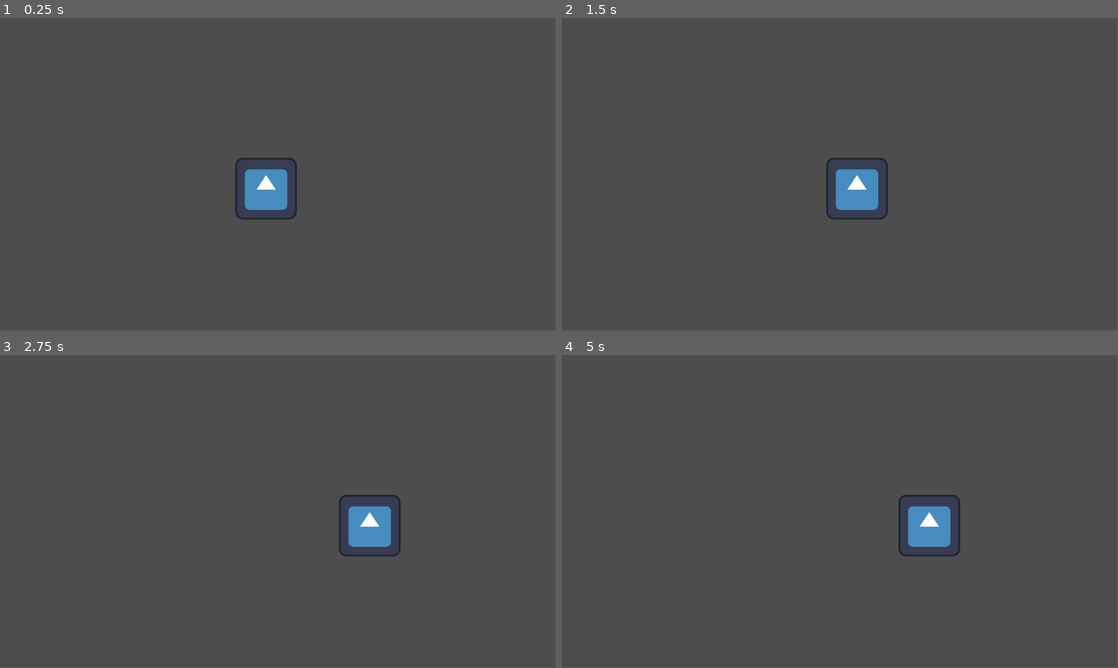
Above: before the commit, frames 1-4 (two rows, left to right).
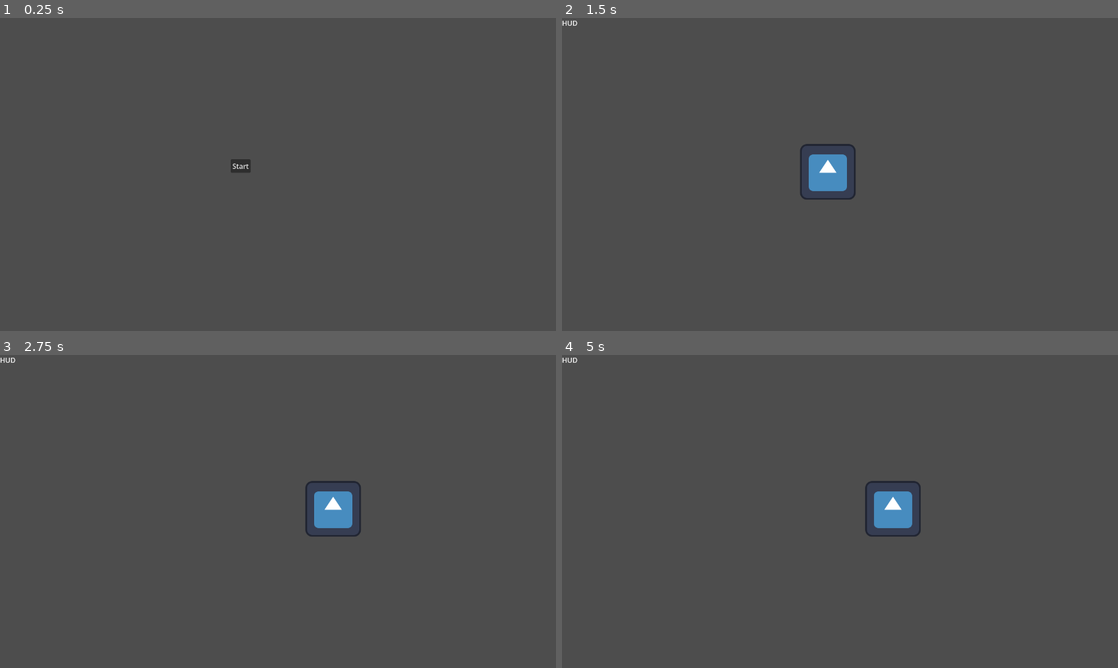
Above: after the commit, the same moments.

Repository: cesarizu/gje2026
Game: Godot game, scene res://game/scenes/boot.tscn
Two runs of this game, one before a commit and one after it. Both use one fixed random seed, a clock stepped at 60 frames per second and the inputs below. Before the commit the project starts from res://game/ui/world.tscn. The engine's default icon, where the game draws it, is replaced by a stand-in: a white triangle on a blue panel in a dark square.
Inputs (mouse positions are in pixels of both pictures, inside the frame that each line leads up to):
- Up to frame 1 (0.25 s): no input
- Up to frame 2 (1.5 s): click (801, 165) at 0.5 s, where only the run after the commit has a clickable "Start"; tap Enter (ui_accept) at 1.25, 1.35 s; move the mouse to (962, 158) at 1.27 s; hold Right (ui_right) from 1.28 s (still down); click (962, 158) at 1.42 s
- Up to frame 3 (2.75 s): tap Enter (ui_accept) at 1.52, 1.82 s; release Right (ui_right) at 2 s; drag from (166, 527) to (250, 574) at 2.02 s
- Up to frame 4 (5 s): tap Enter (ui_accept) at 2.75, 2.85, 4.25, 4.35, 4.52, 4.82 s; move the mouse to (895, 442) at 2.77 s; hold Left (ui_left) 2.78-3.5 s; drag from (812, 574) to (673, 464) at 3.52 s; move the mouse to (1006, 558) at 4.27 s; hold Right (ui_right) from 4.28 s (still down)
In our replay, the window is 799x449 before the commit and 800x450 after it. These sizes can differ from the game's own. Grey fills any space a smaller window leaves; there, only what the larger window draws over its background counts as a difference.

The runs differ from the first frame. In frame 1, 1.4% of the frame differs, in the area x 41-54%, y 44-65%; in frame 2, 1.9%; in frame 3, 2.2%, in the area x 0-72%, y 0-65%; in frame 4, 2.1%.

Commit message:
Estructura básica del juego

Diff:
--- a/game/actors/player/player.gd
+++ b/game/actors/player/player.gd
@@ -5,21 +5,12 @@
 const JUMP_VELOCITY = -400.0
 
 
-func _physics_process(delta: float) -> void:
-	# Add the gravity.
-	#if not is_on_floor():
-	#	velocity += get_gravity() * delta
+func _physics_process(_delta: float) -> void:
+	var direction := Input.get_vector("player_move_left", "player_move_right", "player_move_up", "player_move_down")
 
-	# Handle jump.
-	if Input.is_action_just_pressed("ui_accept") and is_on_floor():
-		velocity.y = JUMP_VELOCITY
-
-	# Get the input direction and handle the movement/deceleration.
-	# As good practice, you should replace UI actions with custom gameplay actions.
-	var direction := Input.get_axis("ui_left", "ui_right")
 	if direction:
-		velocity.x = direction * SPEED
+		velocity = direction * SPEED
 	else:
-		velocity.x = move_toward(velocity.x, 0, SPEED)
+		velocity = velocity.move_toward(Vector2.ZERO, SPEED)
 
 	move_and_slide()
--- /dev/null
+++ b/game/scenes/boot.gd
@@ -0,0 +1,6 @@
+class_name Boot
+extends Node
+
+
+func _ready() -> void:
+	UI.reset_to_start_menu()
--- /dev/null
+++ b/game/scenes/boot.tscn
@@ -0,0 +1,6 @@
+[gd_scene format=3 uid="uid://cxuaswgmxkucj"]
+
+[ext_resource type="Script" uid="uid://dni86uq3dn3hl" path="res://game/scenes/boot.gd" id="1_upi3c"]
+
+[node name="Boot" type="Node" unique_id=1698804133]
+script = ExtResource("1_upi3c")
--- /dev/null
+++ b/game/scenes/world.gd
@@ -0,0 +1,12 @@
+class_name World
+extends Node2D
+
+static var instance: World
+
+
+func _enter_tree() -> void:
+	instance = self
+
+
+func _ready() -> void:
+	UI.reset_to_hud()
--- a/game/ui/world.tscn
+++ b/game/scenes/world.tscn
@@ -1,8 +1,10 @@
 [gd_scene format=3 uid="uid://dfdu3b7r5h42g"]
 
+[ext_resource type="Script" uid="uid://bwgnkjey1savl" path="res://game/scenes/world.gd" id="1_fy24a"]
 [ext_resource type="PackedScene" uid="uid://oq21pisorm22" path="res://game/actors/player/player.tscn" id="1_suqfb"]
 
 [node name="World" type="Node2D" unique_id=767306713]
+script = ExtResource("1_fy24a")
 
 [node name="Player" parent="." unique_id=168436519 instance=ExtResource("1_suqfb")]
 position = Vector2(552, 354)
--- /dev/null
+++ b/game/ui/menus/game_over/game_over.tscn
@@ -0,0 +1,7 @@
+[gd_scene format=3 uid="uid://10tvyup7onp8"]
+
+[ext_resource type="Script" uid="uid://t4ioglwpiwid" path="res://addons/holoprime_ui_framework/menus/menu.gd" id="1_2ywhy"]
+
+[node name="GameOver" type="CanvasLayer" unique_id=301013375]
+script = ExtResource("1_2ywhy")
+metadata/_custom_type_script = "uid://t4ioglwpiwid"
--- /dev/null
+++ b/game/ui/menus/hud/hud.tscn
@@ -0,0 +1,12 @@
+[gd_scene format=3 uid="uid://dx4cpkn5whiuj"]
+
+[ext_resource type="Script" uid="uid://t4ioglwpiwid" path="res://addons/holoprime_ui_framework/menus/menu.gd" id="1_2rq3b"]
+
+[node name="Hud" type="CanvasLayer" unique_id=710360588]
+script = ExtResource("1_2rq3b")
+metadata/_custom_type_script = "uid://t4ioglwpiwid"
+
+[node name="Label" type="Label" parent="." unique_id=891784688]
+offset_right = 40.0
+offset_bottom = 23.0
+text = "HUD"
--- /dev/null
+++ b/game/ui/menus/start_menu/start_menu.gd
@@ -0,0 +1,5 @@
+extends Menu
+
+
+func _on_start_button_pressed() -> void:
+	get_tree().change_scene_to_file("res://game/scenes/world.tscn")
--- /dev/null
+++ b/game/ui/menus/start_menu/start_menu.tscn
@@ -0,0 +1,16 @@
+[gd_scene format=3 uid="uid://b628a7eoow508"]
+
+[ext_resource type="Script" uid="uid://dbdop8jjvibj" path="res://game/ui/menus/start_menu/start_menu.gd" id="1_8d2wq"]
+
+[node name="StartMenu" type="CanvasLayer" unique_id=1647760038]
+script = ExtResource("1_8d2wq")
+metadata/_custom_type_script = "uid://t4ioglwpiwid"
+
+[node name="StartButton" type="Button" parent="." unique_id=333610520]
+offset_left = 531.0
+offset_top = 325.0
+offset_right = 577.0
+offset_bottom = 356.0
+text = "Start"
+
+[connection signal="pressed" from="StartButton" to="." method="_on_start_button_pressed"]
--- /dev/null
+++ b/game/ui/ui.gd
@@ -0,0 +1,15 @@
+extends Node
+
+@export var start_scene: PackedScene
+@export var hud_scene: PackedScene
+@export var game_over_scene: PackedScene
+
+@onready var menu_stack: MenuStack = %MenuStack
+
+
+func reset_to_start_menu() -> void:
+	menu_stack.reset_to(start_scene)
+
+
+func reset_to_hud() -> void:
+	menu_stack.reset_to(hud_scene)
--- /dev/null
+++ b/game/ui/ui.tscn
@@ -0,0 +1,25 @@
+[gd_scene format=3 uid="uid://b0f0e8lryylqi"]
+
+[ext_resource type="Script" uid="uid://6pvme6g2n6rk" path="res://game/ui/ui.gd" id="1_4xhdt"]
+[ext_resource type="PackedScene" uid="uid://b628a7eoow508" path="res://game/ui/menus/start_menu/start_menu.tscn" id="2_tlxmm"]
+[ext_resource type="PackedScene" uid="uid://dx4cpkn5whiuj" path="res://game/ui/menus/hud/hud.tscn" id="3_x2i5x"]
+[ext_resource type="PackedScene" uid="uid://10tvyup7onp8" path="res://game/ui/menus/game_over/game_over.tscn" id="4_i2twh"]
+[ext_resource type="Script" uid="uid://brhjayntt48o4" path="res://addons/holoprime_ui_framework/menus/menu_stack.gd" id="5_x2i5x"]
+
+[node name="UI" type="Node" unique_id=2100637443]
+script = ExtResource("1_4xhdt")
+start_scene = ExtResource("2_tlxmm")
+hud_scene = ExtResource("3_x2i5x")
+game_over_scene = ExtResource("4_i2twh")
+
+[node name="MenuStack" type="CanvasLayer" parent="." unique_id=1360853042]
+unique_name_in_owner = true
+script = ExtResource("5_x2i5x")
+metadata/_custom_type_script = "uid://brhjayntt48o4"
+
+[node name="Fader" type="CanvasLayer" parent="." unique_id=1870933372]
+visible = false
+
+[node name="ColorRect" type="ColorRect" parent="Fader" unique_id=1541627183]
+offset_right = 40.0
+offset_bottom = 40.0
--- a/project.godot
+++ b/project.godot
@@ -11,7 +11,7 @@
 [application]
 
 config/name="GJE2026"
-run/main_scene="uid://dfdu3b7r5h42g"
+run/main_scene="uid://cxuaswgmxkucj"
 config/features=PackedStringArray("4.7")
 config/icon="res://icon.svg"
 
@@ -19,6 +19,14 @@
 
 ControllerIcons="*uid://c5j02an0bbup"
 InputManager="*uid://c3xwehh7harte"
+UI="*uid://b0f0e8lryylqi"
+
+[display]
+
+window/size/viewport_width=1920
+window/size/viewport_height=1080
+window/size/window_width_override=1280
+window/size/window_height_override=720
 
 [editor_plugins]
 
@@ -29,5 +37,43 @@
 folder_colors={
 "res://game/": "purple",
 "res://game/actors/": "orange",
+"res://game/scenes/": "green",
 "res://game/ui/": "blue"
 }
+
+[input]
+
+menu_back={
+"deadzone": 0.2,
+"events": [Object(InputEventKey,"resource_local_to_scene":false,"resource_name":"","device":-1,"window_id":0,"alt_pressed":false,"shift_pressed":false,"ctrl_pressed":false,"meta_pressed":false,"pressed":false,"keycode":0,"physical_keycode":4194305,"key_label":0,"unicode":0,"location":0,"echo":false,"script":null)
+, Object(InputEventJoypadButton,"resource_local_to_scene":false,"resource_name":"","device":-1,"button_index":1,"pressure":0.0,"pressed":true,"script":null)
+]
+}
+player_move_left={
+"deadzone": 0.2,
+"events": [Object(InputEventKey,"resource_local_to_scene":false,"resource_name":"","device":-1,"window_id":0,"alt_pressed":false,"shift_pressed":false,"ctrl_pressed":false,"meta_pressed":false,"pressed":false,"keycode":0,"physical_keycode":4194319,"key_label":0,"unicode":0,"location":0,"echo":false,"script":null)
+, Object(InputEventKey,"resource_local_to_scene":false,"resource_name":"","device":-1,"window_id":0,"alt_pressed":false,"shift_pressed":false,"ctrl_pressed":false,"meta_pressed":false,"pressed":false,"keycode":0,"physical_keycode":65,"key_label":0,"unicode":97,"location":0,"echo":false,"script":null)
+, Object(InputEventJoypadMotion,"resource_local_to_scene":false,"resource_name":"","device":-1,"axis":0,"axis_value":-1.0,"script":null)
+]
+}
+player_move_right={
+"deadzone": 0.2,
+"events": [Object(InputEventKey,"resource_local_to_scene":false,"resource_name":"","device":-1,"window_id":0,"alt_pressed":false,"shift_pressed":false,"ctrl_pressed":false,"meta_pressed":false,"pressed":false,"keycode":0,"physical_keycode":4194321,"key_label":0,"unicode":0,"location":0,"echo":false,"script":null)
+, Object(InputEventKey,"resource_local_to_scene":false,"resource_name":"","device":-1,"window_id":0,"alt_pressed":false,"shift_pressed":false,"ctrl_pressed":false,"meta_pressed":false,"pressed":false,"keycode":0,"physical_keycode":68,"key_label":0,"unicode":100,"location":0,"echo":false,"script":null)
+, Object(InputEventJoypadMotion,"resource_local_to_scene":false,"resource_name":"","device":-1,"axis":0,"axis_value":1.0,"script":null)
+]
+}
+player_move_up={
+"deadzone": 0.2,
+"events": [Object(InputEventKey,"resource_local_to_scene":false,"resource_name":"","device":-1,"window_id":0,"alt_pressed":false,"shift_pressed":false,"ctrl_pressed":false,"meta_pressed":false,"pressed":false,"keycode":0,"physical_keycode":4194320,"key_label":0,"unicode":0,"location":0,"echo":false,"script":null)
+, Object(InputEventKey,"resource_local_to_scene":false,"resource_name":"","device":-1,"window_id":0,"alt_pressed":false,"shift_pressed":false,"ctrl_pressed":false,"meta_pressed":false,"pressed":false,"keycode":0,"physical_keycode":87,"key_label":0,"unicode":119,"location":0,"echo":false,"script":null)
+, Object(InputEventJoypadMotion,"resource_local_to_scene":false,"resource_name":"","device":-1,"axis":1,"axis_value":-1.0,"script":null)
+]
+}
+player_move_down={
+"deadzone": 0.2,
+"events": [Object(InputEventKey,"resource_local_to_scene":false,"resource_name":"","device":-1,"window_id":0,"alt_pressed":false,"shift_pressed":false,"ctrl_pressed":false,"meta_pressed":false,"pressed":false,"keycode":0,"physical_keycode":4194322,"key_label":0,"unicode":0,"location":0,"echo":false,"script":null)
+, Object(InputEventKey,"resource_local_to_scene":false,"resource_name":"","device":-1,"window_id":0,"alt_pressed":false,"shift_pressed":false,"ctrl_pressed":false,"meta_pressed":false,"pressed":false,"keycode":0,"physical_keycode":83,"key_label":0,"unicode":115,"location":0,"echo":false,"script":null)
+, Object(InputEventJoypadMotion,"resource_local_to_scene":false,"resource_name":"","device":-1,"axis":1,"axis_value":1.0,"script":null)
+]
+}
Not shown, added: game/scenes/boot.gd.uid
Not shown, added: game/scenes/world.gd.uid
Not shown, added: game/ui/menus/start_menu/start_menu.gd.uid
Not shown, added: game/ui/ui.gd.uid
